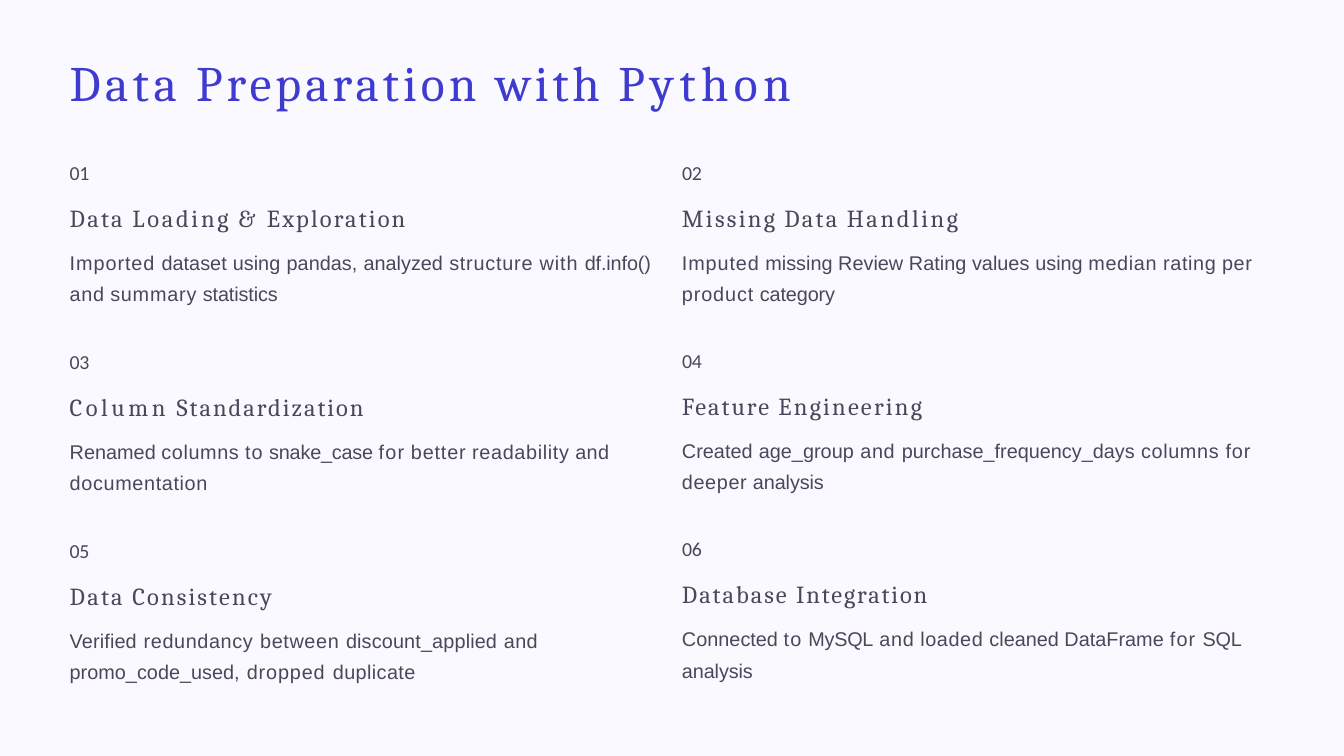
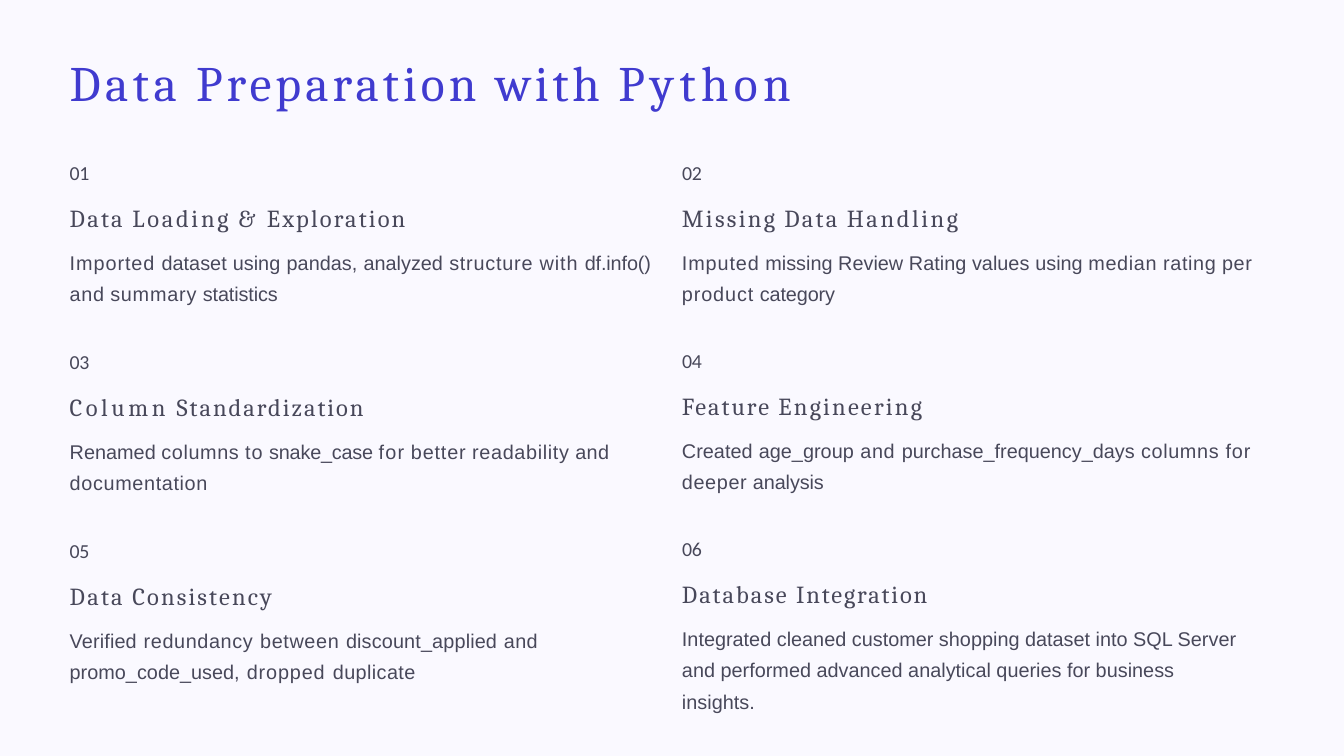
Before and after one commit to AyushGupta-07/customer-retention-analysis, a slide deck: slide 4 of Customer Shopping Behavior Analysis PPT.pptx. Drawn at 1344x756 pixels with LibreOffice and Linux fonts; fonts in the diff are those of the drawing; background and template pictures are left out. Boxes give left, top, right and bottom in pixels: in the first picture for what was removed or moved away, otherwise in the second. Text is boxed around its words. In the diff, an @@ line names an element or a change of style, - is before the commit and + after.

```diff
--- a/Customer Shopping Behavior Analysis PPT.pptx
+++ b/Customer Shopping Behavior Analysis PPT.pptx
@@ text at box(682, 631, 1237, 713): text changed @@
-Connected to MySQL and loaded cleaned DataFrame for SQL analysis
+Integrated cleaned customer shopping dataset into SQL Server and performed advanced analytical queries for business insights.
```
Also in this commit, not shown: 3 other files.
